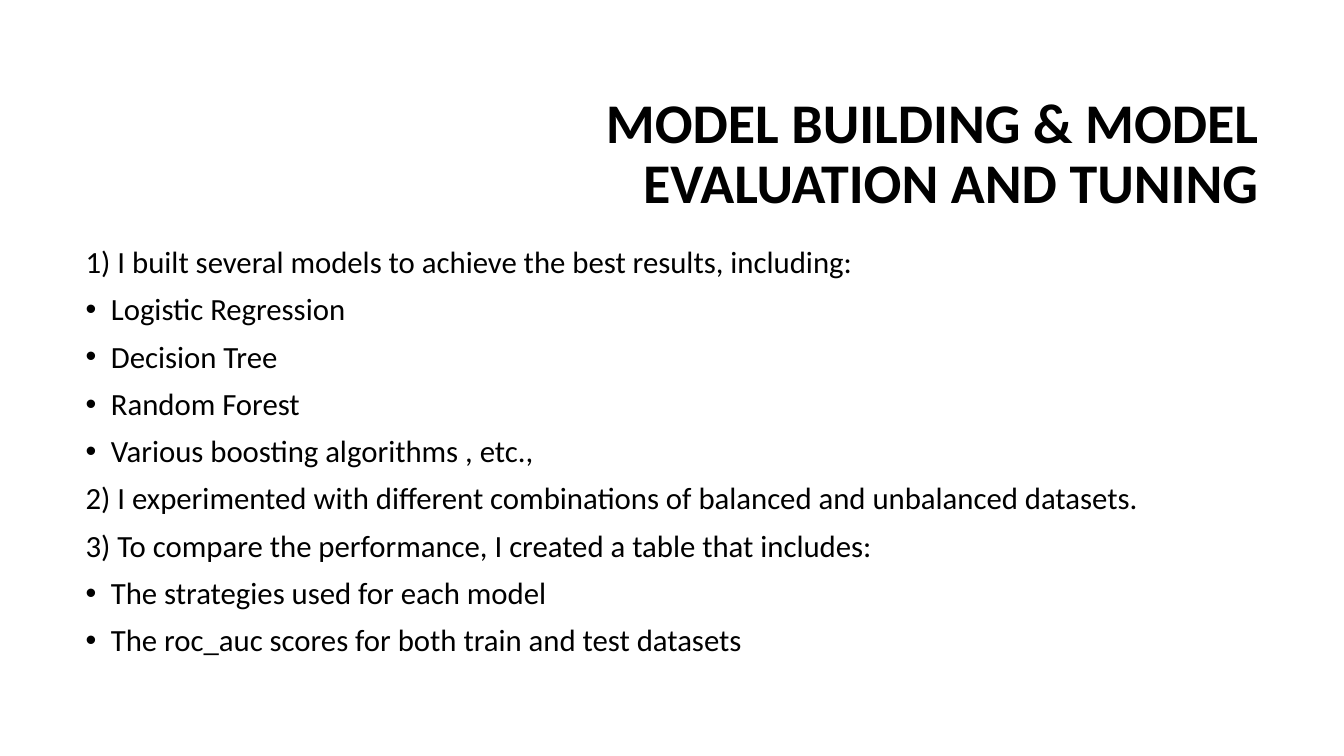
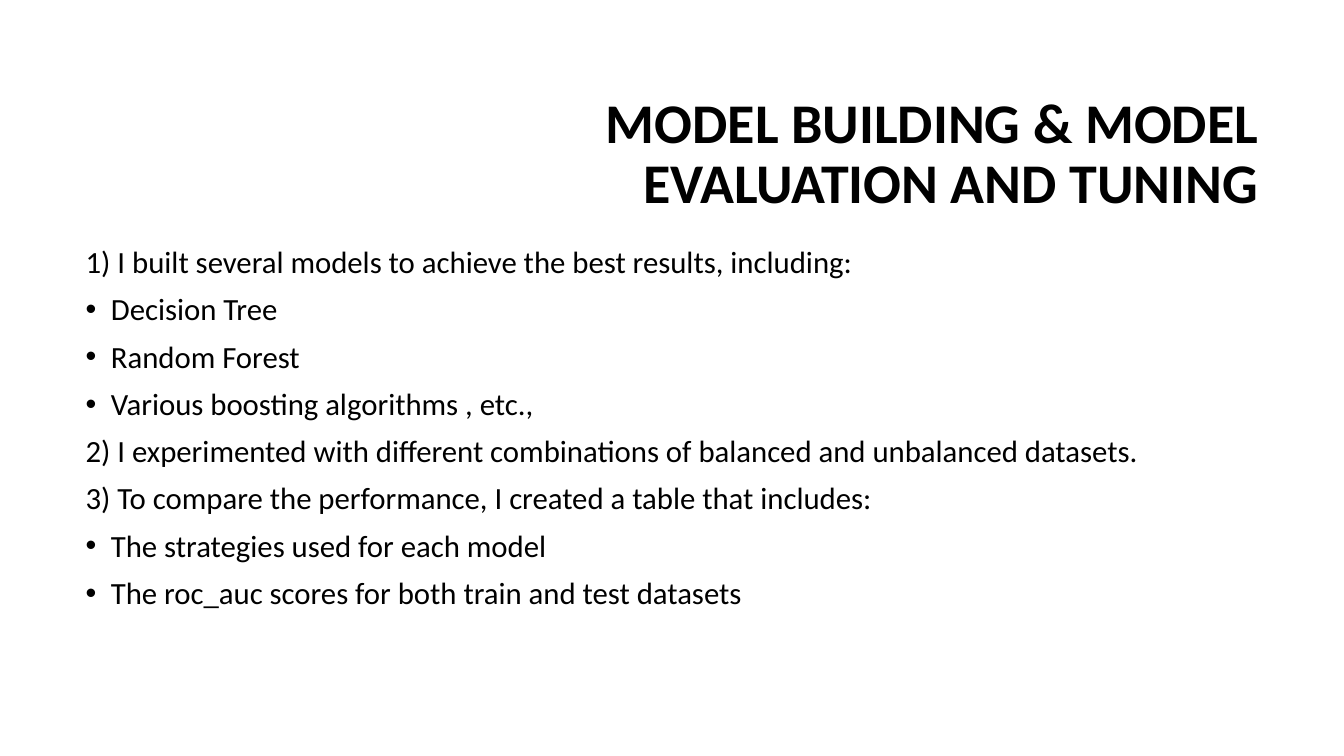
Before and after one commit to Gayathrigopi98/cross-sell-model, a slide deck: slide 14 of Cross_sell_prediction.pptx. Drawn at 1344x756 pixels with LibreOffice and Linux fonts; fonts in the diff are those of the drawing; background and template pictures are left out. Boxes give left, top, right and bottom in pixels: in the first picture for what was removed or moved away, otherwise in the second. Text is boxed around its words. In the diff, an @@ line names an element or a change of style, - is before the commit and + after.

Commit message:
powerpoint_presentation

```diff
--- a/Cross_sell_prediction.pptx
+++ b/Cross_sell_prediction.pptx
@@ text at (111, 298, 345, 326): paragraph removed @@
-• Logistic Regression
```
Also in this commit, not shown: 1 other slide changed, 1 slide added.
